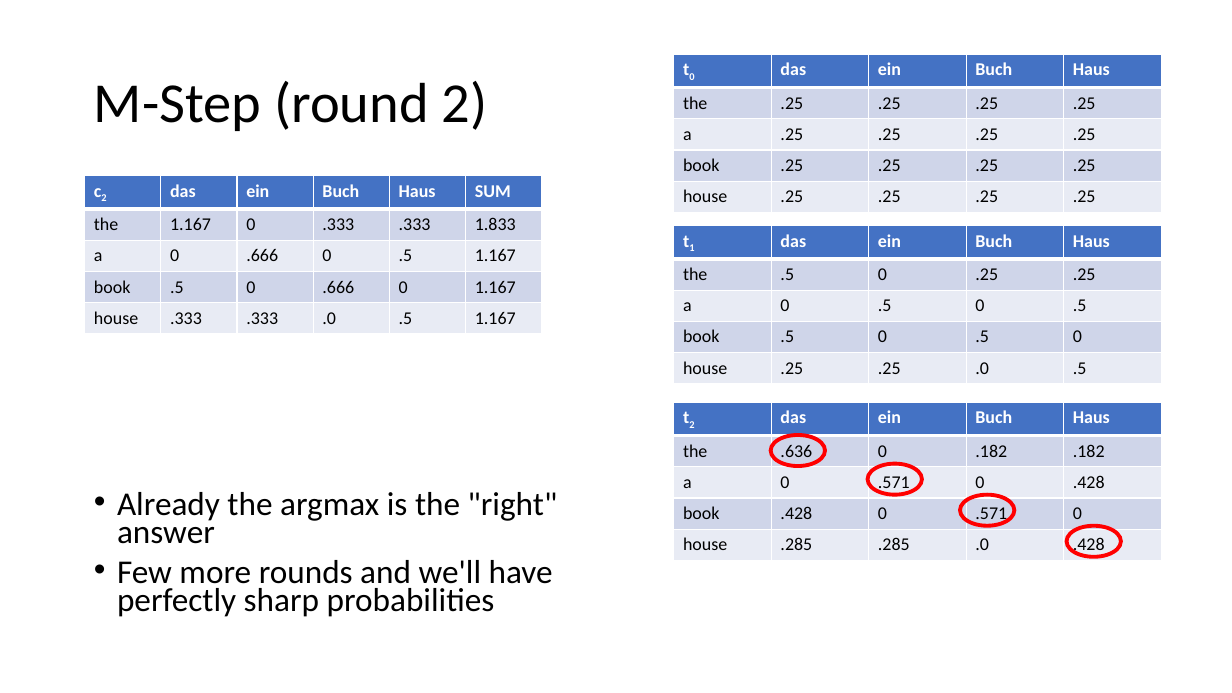
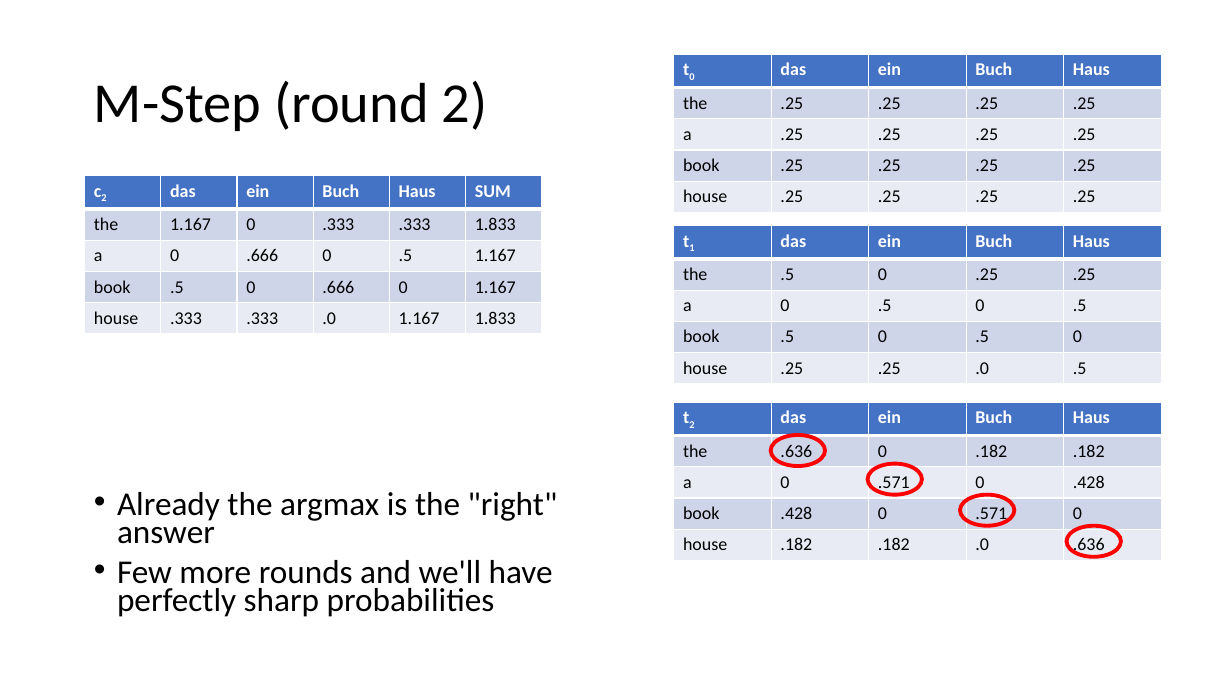
Before and after one commit to isi-nlp/csci_544_fa_17_slides, a slide deck: slide 33 of lecture19v1.pptx. Drawn at 1232x693 pixels with LibreOffice and Linux fonts; fonts in the diff are those of the drawing. Boxes give left, top, right and bottom in pixels: in the first picture for what was removed or moved away, otherwise in the second. Text is boxed around its words. In the diff, an @@ line names an element or a change of style, - is before the commit and + after.

```diff
--- a/lecture19v1.pptx
+++ b/lecture19v1.pptx
@@ table at (x1=85, y1=176, x2=540, y2=330) @@
-row 5, column 5: .5
+row 5, column 5: 1.167
-row 5, column 6: 1.167
+row 5, column 6: 1.833
@@ table at (x1=674, y1=402, x2=1159, y2=560) @@
-row 5: house | .285 | .285 | .0 | .428
+row 5: house | .182 | .182 | .0 | .636
```
Also in this commit, not shown: 1 other slide changed.
